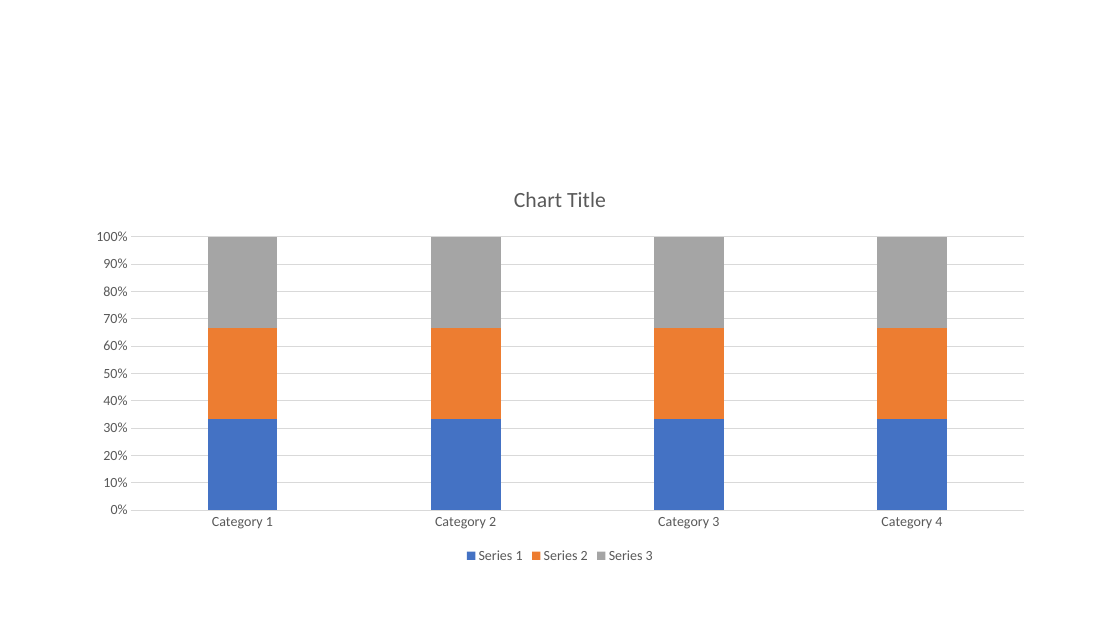
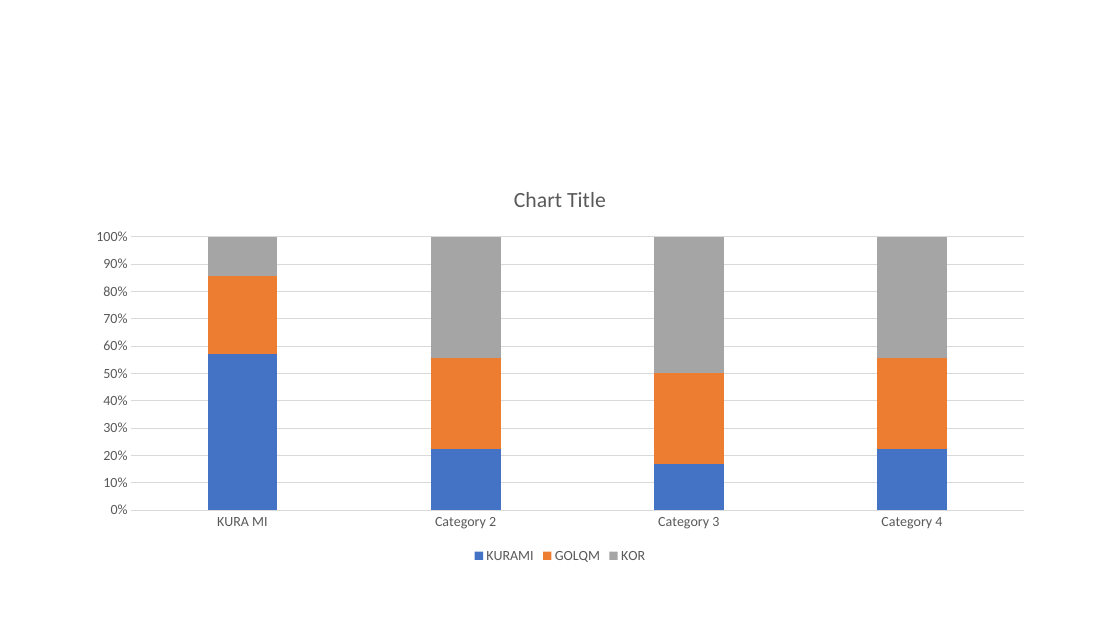
Before and after one commit to DonkoTonev/PowerPoint-Presentation-Updater, a slide deck: slide 2 of combined_updated_presentation.pptx. Drawn at 1120x630 pixels with LibreOffice and Linux fonts; fonts in the diff are those of the drawing. Boxes give left, top, right and bottom in pixels: in the first picture for what was removed or moved away, otherwise in the second. Text is boxed around its words. In the diff, an @@ line names an element or a change of style, - is before the commit and + after.

```diff
--- a/combined_updated_presentation.pptx
+++ b/combined_updated_presentation.pptx
@@ column stacked 100% chart at bbox=[77, 168, 1044, 568] @@
-categories: Category 1, Category 2, Category 3, Category 4
+categories: KURA MI, Category 2, Category 3, Category 4
-Series 1: 33, 33, 33, 33
+KURAMI: 57, 22, 17, 22
-Series 2: 33, 33, 33, 33
+GOLQM: 29, 33, 33, 33
-Series 3: 33, 33, 33, 33
+KOR: 14, 44, 50, 44
```
Also in this commit, not shown: 2 other files.
